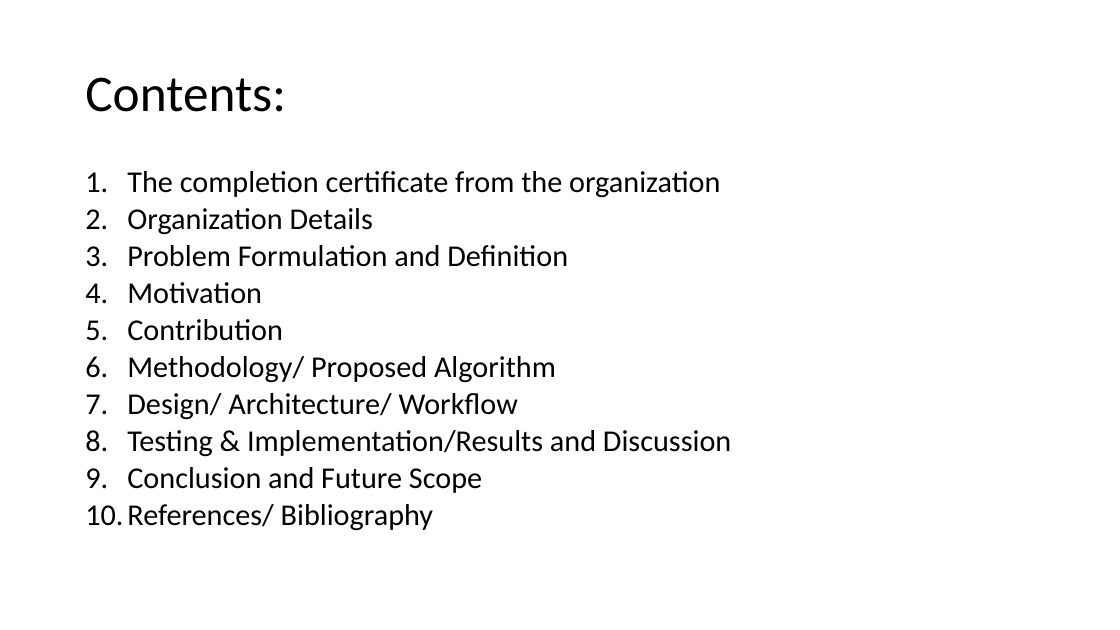
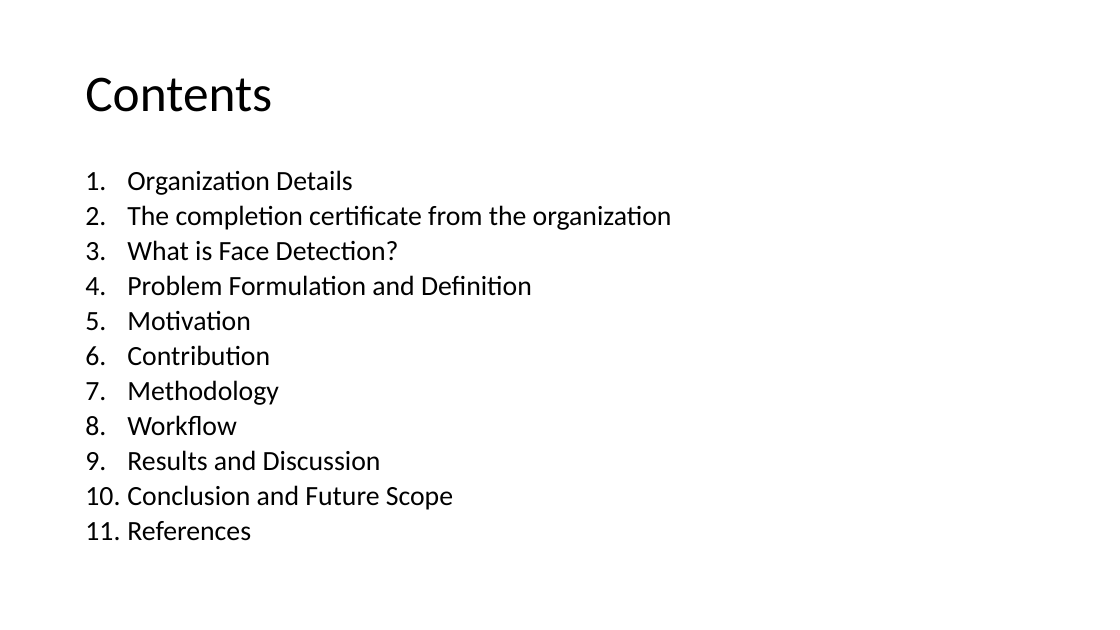
Before and after one commit to Sankrita05/FaceTech, a slide deck: slide 2 of FaceTech Project Presentation.pptx. Drawn at 1120x630 pixels with LibreOffice and Linux fonts; fonts in the diff are those of the drawing; background and template pictures are left out. Boxes give left, top, right and bottom in pixels: in the first picture for what was removed or moved away, otherwise in the second. Text is boxed around its words. In the diff, an @@ line names an element or a change of style, - is before the commit and + after.

```diff
--- a/FaceTech Project Presentation.pptx
+++ b/FaceTech Project Presentation.pptx
@@ title at [85,77,272,112]: text changed @@
-Contents:
+Contents
@@ text at [127,170,353,195]: paragraph added @@
+1. Organization Details
@@ text at [127,205,672,510]: size 25.9 to 23.8 pt in "The completion certificate from the organization", "Problem Formulation and Definition", "Motivation", "Contribution" and 1 more places @@
@@ text at [127,240,399,261]: text changed; size 25.9 to 23.8 pt @@
-2. Organization Details
+3. What is Face Detection?
@@ text at [127,380,381,471]: text changed; size 25.9 to 23.8 pt @@
-6. Methodology/ Proposed Algorithm
-7. Design/ Architecture/ Workflow
-8. Testing & Implementation/Results and Discussion
+7. Methodology
+8. Workflow
+9. Results and Discussion
@@ text at [127,521,251,541]: text changed; size 25.9 to 23.8 pt @@
-10. References/ Bibliography
+11. References
```
Also in this commit, not shown: 1 slide added, 2 other files.
